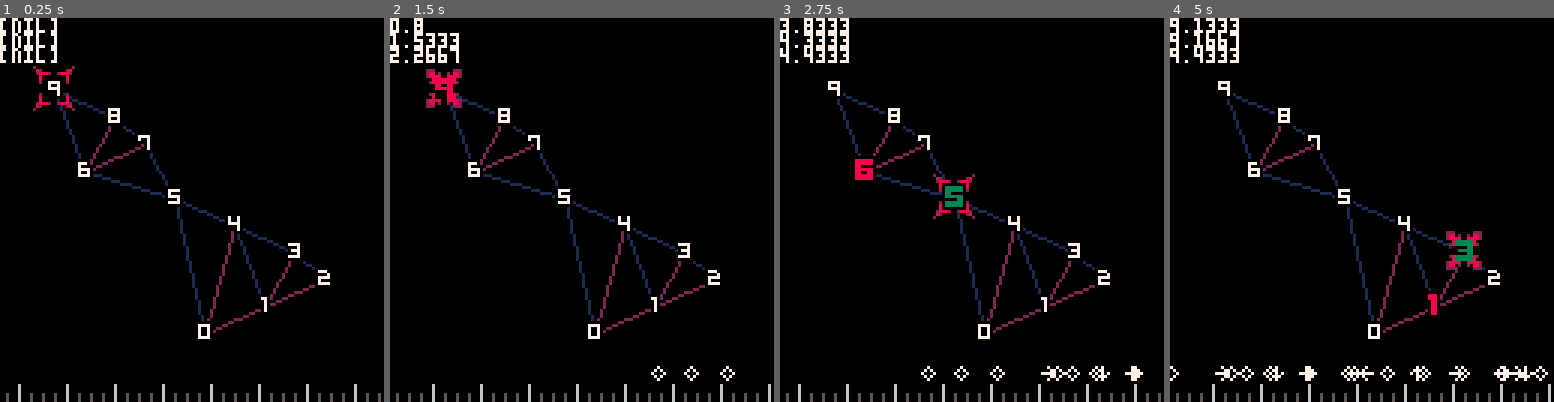
Above: before the commit, frames 1-4 (left to right).
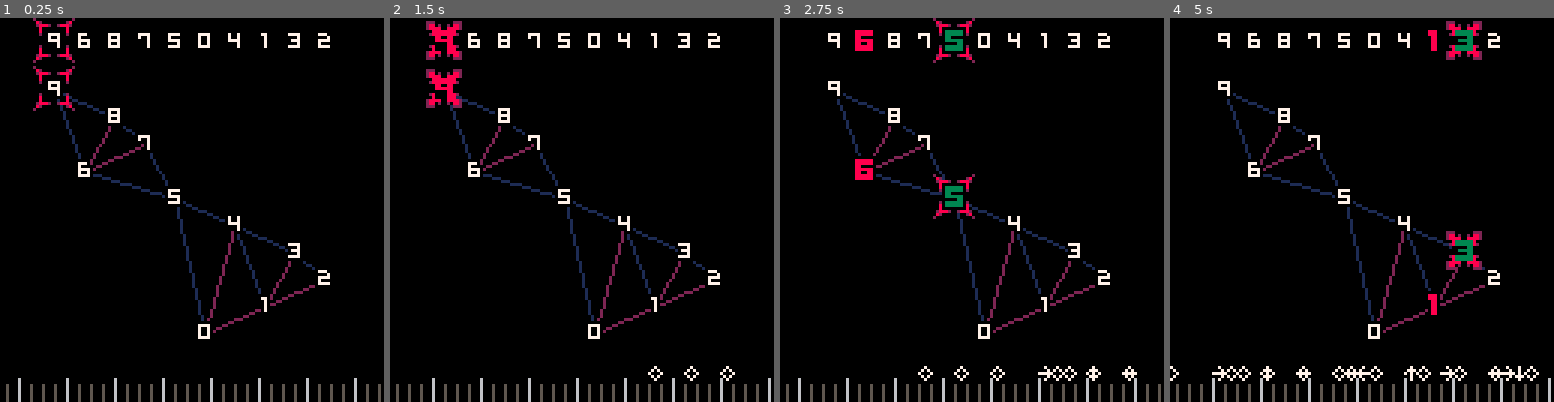
Above: after the commit, the same moments.

Repository: kisonecat/quarder
Game: PICO-8 cartridge fouro.p8
The game is run twice, just before and just after one commit, with the same random seed, the same clock (stepped at 60 frames per second) and the same inputs.
Inputs:
- Up to frame 1 (0.25 s): no input
- Up to frame 2 (1.5 s): tap X (X key) at 0.33, 1.07 s; tap O (Z key) at 0.7 s
- Up to frame 3 (2.75 s): hold Right 1.6-2.1 s; tap O (Z key) at 1.7, 2.1, 2.5 s; tap X (X key) at 1.85 s; hold Up 2.15-2.42 s; hold Right from 2.47 s (still down)
- Up to frame 4 (5 s): tap O (Z key) every 0.4 s from 2.9 to 4.9 s; tap X (X key) at 2.97, 4.08 s; release Right at 3.03 s; hold Left 3.08-3.58 s; hold Down 3.63-3.97 s; hold Right 4.02-4.68 s; hold Up from 4.73 s (still down)

The runs differ from the first frame. In frame 1, 2.2% of the frame differs, in the area x 0-100%, y 0-98%; in frame 2, 2.4%; in frame 3, 3.1%; in frame 4, 3.8%.

Commit message:
prevent slippage on timeline

Diff:
--- a/fouro.p8
+++ b/fouro.p8
@@ -14,6 +14,9 @@
 sfx_error_1 = 7
 sfx_error_2 = 8
 
+spr_mark_long = 30
+spr_mark_short = 31
+
 beats_per_second = 2
 last_beat = 0
 
@@ -28,14 +31,12 @@
 timeline = {}
 
 selected = {}
-for i=1, 10 do
-   selected[i] = 0
-end
-selected_count = 0
 
 color_order = { 8, 3, 12}
 
 function _init()
+   reset_selection()
+
    for i=1, 10 do
       labels[i] = 48 + i - 1
       bolded[i] = 48 - 16 + i - 1
@@ -312,18 +313,17 @@
    local t = time() * beats_per_second * 4 - 128/width
 
    for i = flr(t), flr(t) + 4*8 do
-      local h = height / 2
-      local c = 5
+      local x = width*(i - t)
       if i % 4 == 0 then
-	 h = height
-	 c = 6
-      end
-
-      line( width*(i - t), 128, width*(i - t), 128 - h, c )
+	 spr( spr_mark_long, x, 128 - 8 )
+      else
+	 spr( spr_mark_short, x, 128 - 8 )
+      end
    end
 
    for e in all(timeline) do
-      local x = width*(e.time * beats_per_second * 4 - t) - 5
+      local i = e.time * beats_per_second * 4
+      local x = width*(flr(i) - t) - 5
       spr( e.kind, x, 128 - height - 8 )
 
       -- delete items that are invisible
@@ -335,10 +335,6 @@
 
 function _draw()
    cls()
-
-   print( beats[1], 0, 0, 7 )
-   print( beats[2], 0, 5, 7 )
-   print( beats[3], 0, 10, 7 )
 
    draw_edges( 1, 2 )
    draw_edges( -1, 1 )
@@ -349,6 +345,7 @@
 	 pal()
 	 pal(15, 0)
 	 spr( labels[c], board_x(i), board_y(c) )
+	 spr( labels[c], board_x(i), 4 )
       else
 	 pal()
 	 pal(7, 0)
@@ -364,6 +361,7 @@
 
 	 pal(7, color_order[ selected[i] ] )
 	 spr( bolded[c], board_x(i), board_y(c) )
+	 spr( bolded[c], board_x(i), 4 )
       end
    end
 
@@ -371,8 +369,10 @@
 
    if (time() - last_beat < 0.1) then
       spr( 2, board_x(px) - 4, board_y(py) - 4, 2, 2 )
+      spr( 2, board_x(px) - 4, 0, 2, 2 )
    else
       spr( 0, board_x(px) - 4, board_y(py) - 4, 2, 2 )
+      spr( 0, board_x(px) - 4, 0, 2, 2 )
    end
 
    draw_timeline()
@@ -387,14 +387,14 @@
 00020000000020000002800000082000000000000000000000000000000000000000000000000000000000000070000000007000007770000007000000707000
 00000000000000000000000000000000000000000000000000000000000000000000000000000000000000000007000000070000000700000007000000070000
 00000000000000000000000000000000000000000000000000000000000000000000000000000000000000000000000000000000000000000000000000000000
-00000000000000000000000000000000000000000000000000000000000000000000000000000000000000000000000000000000000000000000000000000000
-00020000000020000002800000082000000000000000000000000000000000000000000000000000000000000000000000000000000000000000000000000000
-00080000000080000000800000080000000000000000000000000000000000000000000000000000000000000000000000000000000000000000000000000000
-00080000000080000028888008888200000000000000000000000000000000000000000000000000000000000000000000000000000000000000000000000000
-00288820028882000028802002088200000000000000000000000000000000000000000000000000000000000000000000000000000000000000000000000000
-00820000000028000022200000022200000000000000000000000000000000000000000000000000000000000000000000000000000000000000000000000000
-02000000000000200000000000000000000000000000000000000000000000000000000000000000000000000000000000000000000000000000000000000000
-00000000000000000000000000000000000000000000000000000000000000000000000000000000000000000000000000000000000000000000000000000000
+00000000000000000000000000000000000000000000000000000000000000000000000000000000000000000000000000000000000000006000000000000000
+00020000000020000002800000082000000000000000000000000000000000000000000000000000000000000000000000000000000000006000000000000000
+00080000000080000000800000080000000000000000000000000000000000000000000000000000000000000000000000000000000000006000000050000000
+00080000000080000028888008888200000000000000000000000000000000000000000000000000000000000000000000000000000000006000000050000000
+00288820028882000028802002088200000000000000000000000000000000000000000000000000000000000000000000000000000000006000000050000000
+00820000000028000022200000022200000000000000000000000000000000000000000000000000000000000000000000000000000000006000000050000000
+02000000000000200000000000000000000000000000000000000000000000000000000000000000000000000000000000000000000000006000000050000000
+00000000000000000000000000000000000000000000000000000000000000000000000000000000000000000000000000000000000000006000000050000000
 07777770007770000777777007777770077007700777777007777770077777700777777007777770000000000000000000000000000000000000000000000000
 07777770007770000777777007777770077007700777777007777770077777700777777007777770000000000000000000000000000000000000000000000000
 07700770000770000000077000000770077007700770000007700000077007700770077007700770000000000000000000000000000000000000000000000000
